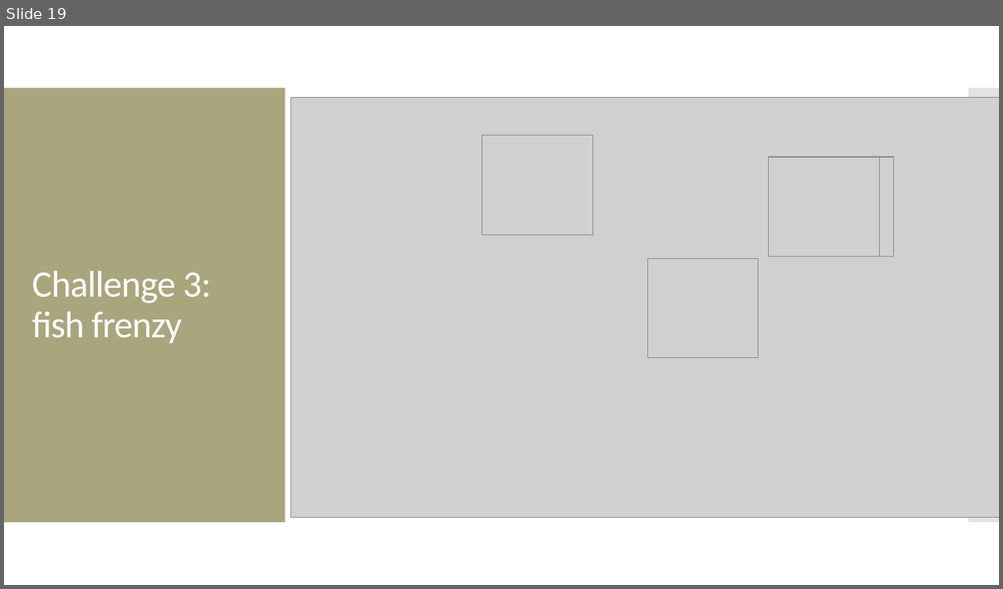
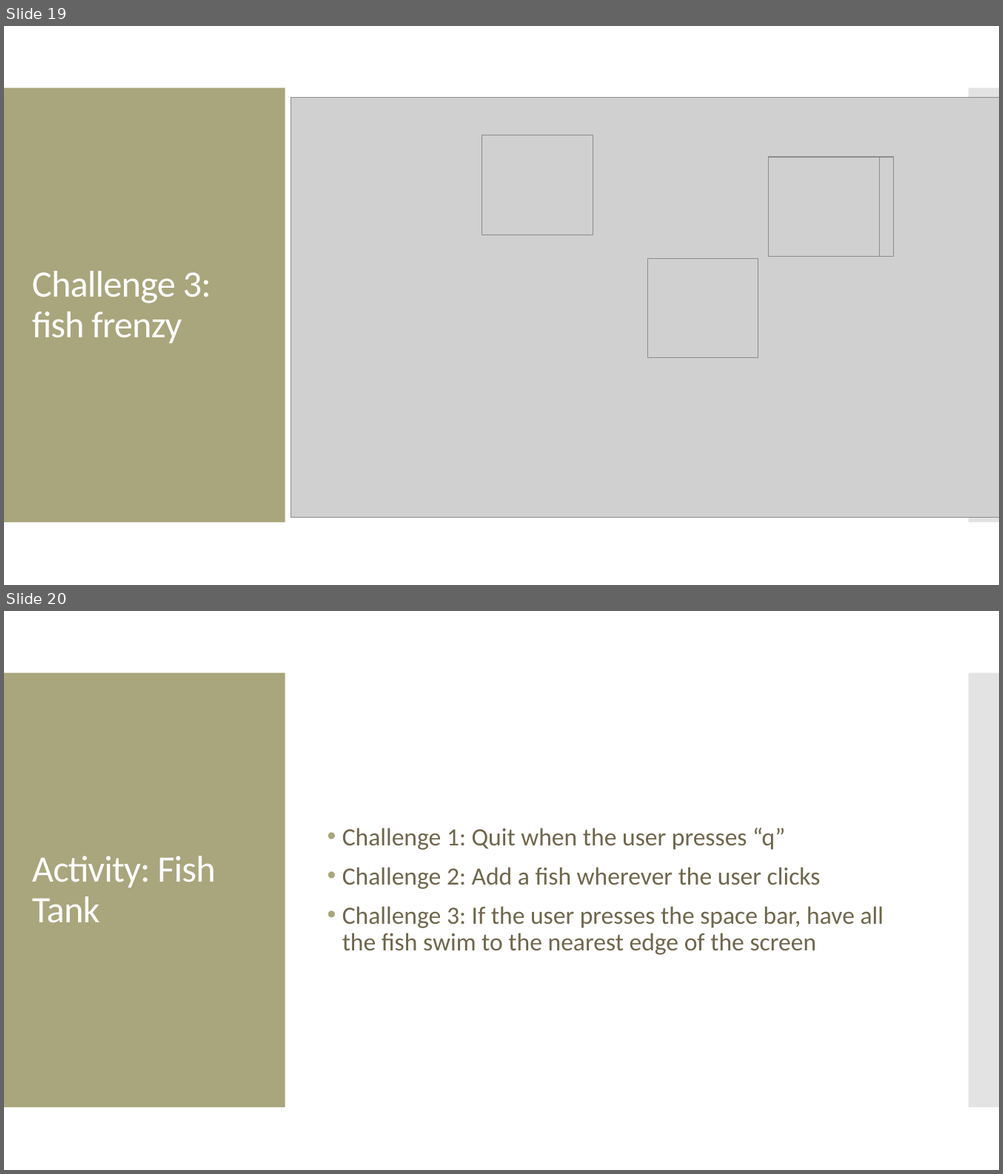
Before and after one commit to amosca01/CAIS117-S24, a slide deck: slides/26-interaction.pptx. Shown one above the other, each under a label of ours: slide 19 before the commit, slides 19 and 20 after it. The pictures are 1003x589 and 1003x1174 pixels, drawn with LibreOffice and Linux fonts; fonts in the diff are those of the drawing; grey boxes stand for pictures. Boxes give left, top, right and bottom in pixels: in the first picture for what was removed or moved away, otherwise in the second. Text is boxed around its words. In the diff, an @@ line names an element or a change of style, - is before the commit and + after.

```diff
--- a/slides/26-interaction.pptx
+++ b/slides/26-interaction.pptx
@@ slide 20 added at (x1=4, y1=611, x2=999, y2=1170), background #FFFFFF; not listed: 2 template elements that a slide beside it also shows @@
@@ text added at (x1=342, y1=828, x2=883, y2=955), 24 pt, text #6F664C @@
+• Challenge 1: Quit when the user presses “q”
+• Challenge 2: Add a fish wherever the user clicks
+• Challenge 3: If the user presses the space bar, have all the fish swim to the nearest edge of the screen
@@ title added at (x1=32, y1=856, x2=215, y2=923), 36 pt, text #FFFFFF @@
+Activity: Fish Tank
```
Also in this commit, not shown: 3 slides changed, 6 other files.
